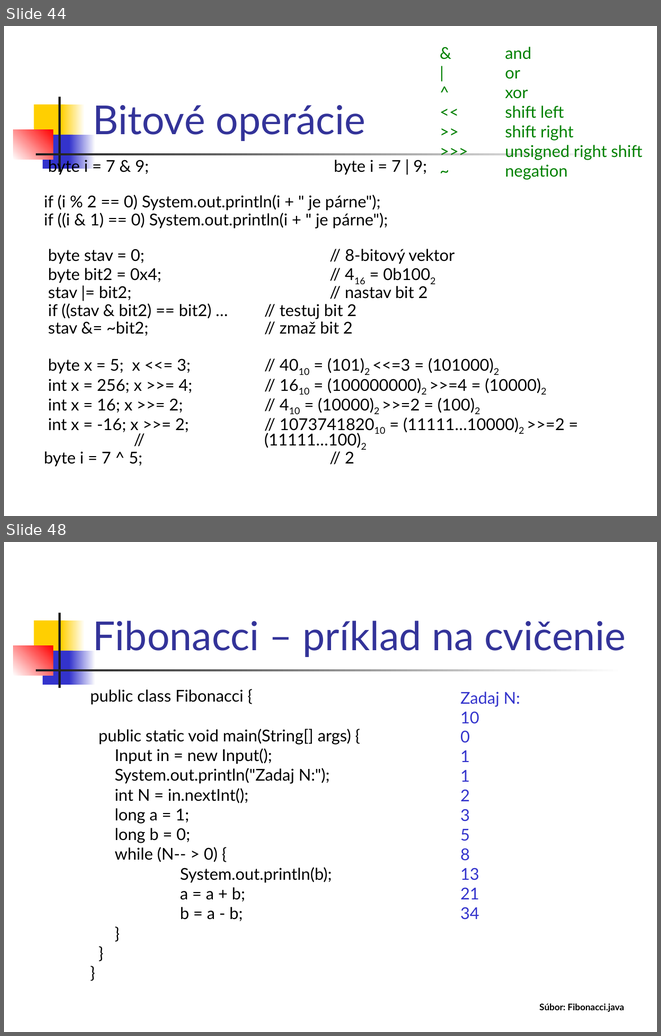
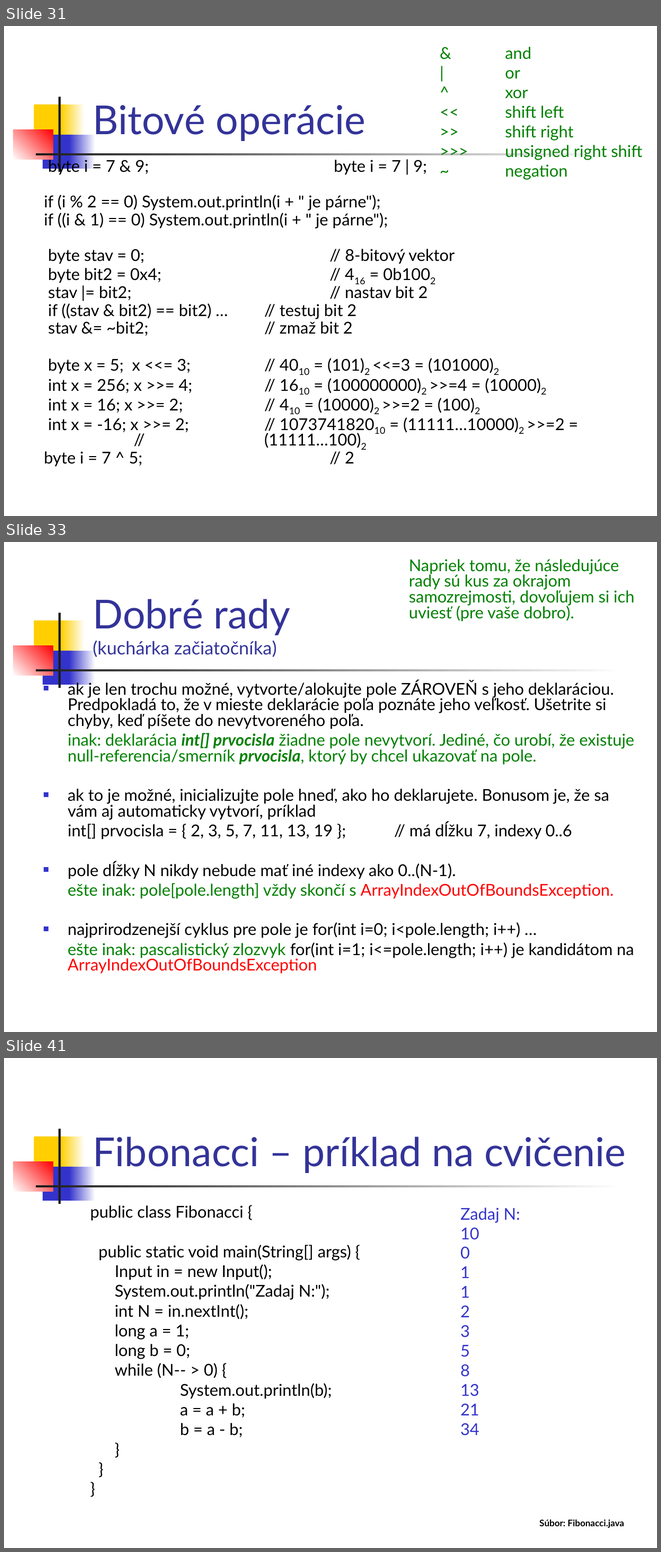
Before and after one commit to Programovanie4/Prednasky, a slide deck: 01/01_java.ppt. Shown one above the other, each under a label of ours: slides 44 and 48 before the commit, slides 31, 33 and 41 after it; the slides between them are not shown. The pictures are 661x1036 and 661x1552 pixels, drawn with LibreOffice and Linux fonts; fonts in the diff are those of the drawing. Boxes give left, top, right and bottom in pixels: in the first picture for what was removed or moved away, otherwise in the second. Text is boxed around its words. In the diff, an @@ line names an element or a change of style, - is before the commit and + after.

```diff
--- a/01/01_java.ppt
+++ b/01/01_java.ppt
@@ slide 33 added at <box>4,542,657,1032</box>, background #FFFFFF; not listed: 7 template elements that a slide beside it also shows @@
@@ text added at <box>409,559,634,622</box>, 18 pt, text #008000 @@
+Napriek tomu, že následujúce rady sú kus za okrajom samozrejmosti, dovoľujem si ich uviesť (pre vaše dobro).
@@ title added at <box>93,599,290,657</box>, 20 pt, text #333399 @@
+Dobré rady
+(kuchárka začiatočníka)
@@ text added at <box>68,680,634,973</box>, 18 pt, text #000000 @@
+■ ak je len trochu možné, vytvorte/alokujte pole ZÁROVEŇ s jeho deklaráciou. Predpokladá to, že v mieste deklarácie poľa poznáte jeho veľkosť. Ušetrite si chyby, keď píšete do nevytvoreného poľa.
+inak: deklarácia int[] prvocisla žiadne pole nevytvorí. Jediné, čo urobí, že existuje null-referencia/smerník prvocisla, ktorý by chcel ukazovať na pole.
+■ ak to je možné, inicializujte pole hneď, ako ho deklarujete. Bonusom je, že sa vám aj automaticky vytvorí, príklad
+int[] prvocisla = { 2, 3, 5, 7, 11, 13, 19 }; // má dĺžku 7, indexy 0..6
+■ pole dĺžky N nikdy nebude mať iné indexy ako 0..(N-1).
+ešte inak: pole[pole.length] vždy skončí s ArrayIndexOutOfBoundsException.
+■ najprirodzenejší cyklus pre pole je for(int i=0; i<pole.length; i++) …
+ešte inak: pascalistický zlozvyk for(int i=1; i<=pole.length; i++) je kandidátom na ArrayIndexOutOfBoundsException
@@ what was slide 44 is now slide 31 @@
@@ what was slide 48 is now slide 41 @@
```
Also in this commit, not shown: 9 slides changed, 8 other slides added, 16 slides removed, 2 other files.
